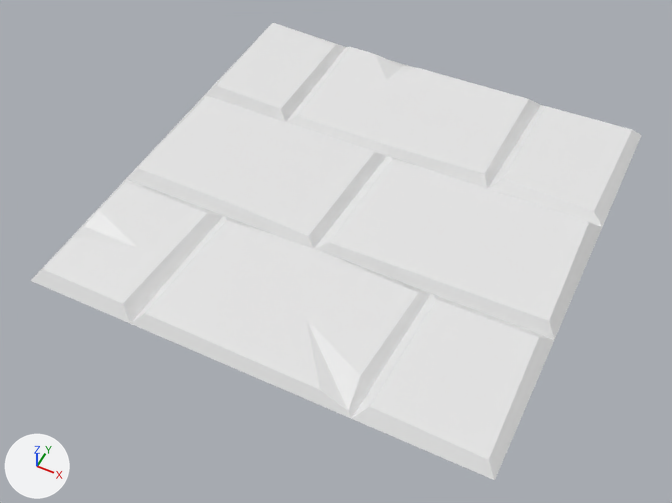
The FBX model Assets/Prefabs/Models/floor_brick.fbx: old version first, new version second.
Before and after are seen from a camera (50 mm lens) standing at (1.21, -2.63, 2.91) and looking at (-0.01, -0.2, -0.13). Every picture has the same lights, and +X, +Y and +Z are marked at lower left. Where no turn or scale is listed for an object, it has been applied to the vertices.

Names of what the first picture shows: 'Floor_Brick'.
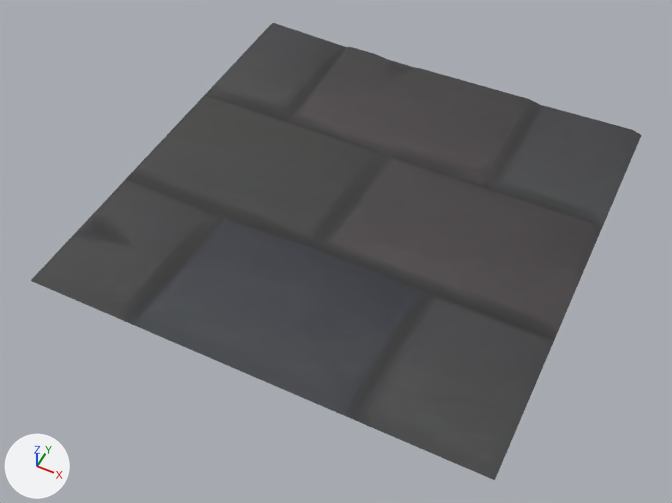
Boxes (x1, y1, x2, y2) around the edits, measured in the pictures (672 x 503 px):
'Floor_Brick', recoloured (white to grey)
    both: (31, 23, 641, 480)

The edits, one by one:
Picture 'Tex_Floor_Brick.png' (img_tex_floor_brick_png) is new.
Material 'Floor_Stone' (mat_floor_stone) is new.
Its texture is img_tex_floor_brick_png (with its transparency).
Its roughness is 1.0.
me_plane has 69 vertices, 57 faces and spans x -1.0..1.0, y -1.0..1.0, z 0.0..0.06.
me_plane now uses material mat_floor_stone (picture img_tex_floor_brick_png).
